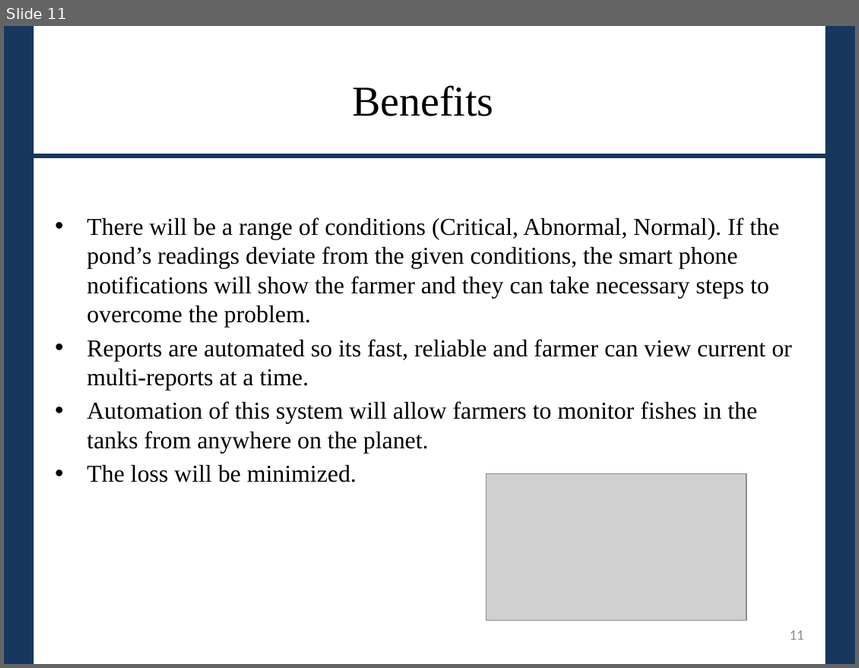
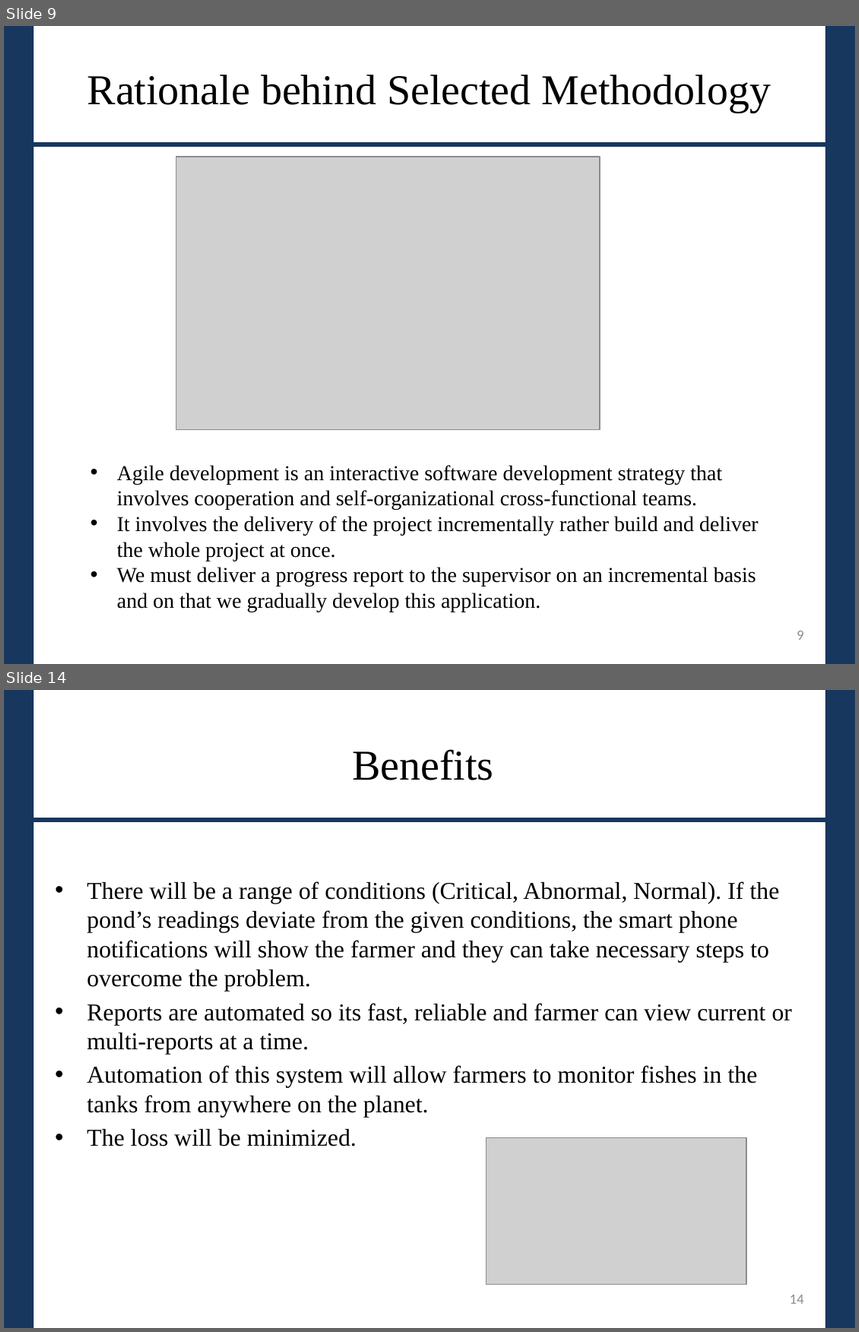
Before and after one commit to eqrakhattak/smart-biofloc-monitoring, a slide deck: Smart Bio Floc Monitoring Presentation.ppt. Shown one above the other, each under a label of ours: slide 11 before the commit, slides 9 and 14 after it; the slides between them are not shown. The pictures are 859x668 and 859x1332 pixels, drawn with LibreOffice and Linux fonts; fonts in the diff are those of the drawing; grey boxes stand for pictures. Boxes give left, top, right and bottom in pixels: in the first picture for what was removed or moved away, otherwise in the second. Text is boxed around its words. In the diff, an @@ line names an element or a change of style, - is before the commit and + after.

Commit message:
Update Presentation

```diff
--- a/Smart Bio Floc Monitoring Presentation.ppt
+++ b/Smart Bio Floc Monitoring Presentation.ppt
@@ slide 9 added at (4,26,855,664), background #FFFFFF @@
@@ rectangle added at (4,26,32,664), fill #17375E, outline #17375E 2 pt @@
@@ rectangle added at (827,26,855,664), fill #17375E, outline #17375E 2 pt @@
@@ text added at (18,83,848,154), 44 pt, text #17375E, underline @@
+_______________________________
@@ title added at (88,75,772,112), 36 pt, text #000000 @@
+Rationale behind Selected Methodology
@@ picture added at (176,157,600,430) @@
@@ text added at (117,465,759,612), 18 pt, text #000000 @@
+• Agile development is an interactive software development strategy that involves cooperation and self-organizational cross-functional teams.
+• It involves the delivery of the project incrementally rather build and deliver the whole project at once.
+• We must deliver a progress report to the supervisor on an incremental basis and on that we gradually develop this application.
@@ page number added at (797,631,804,640), 12 pt, text #8C8C8C @@
+9
@@ what was slide 11 is now slide 14 @@
@@ page number at (790,1295,804,1304): text changed @@
-11
+14
```
Also in this commit, not shown: 1 slide changed, 4 other slides added, 1 slide removed.
